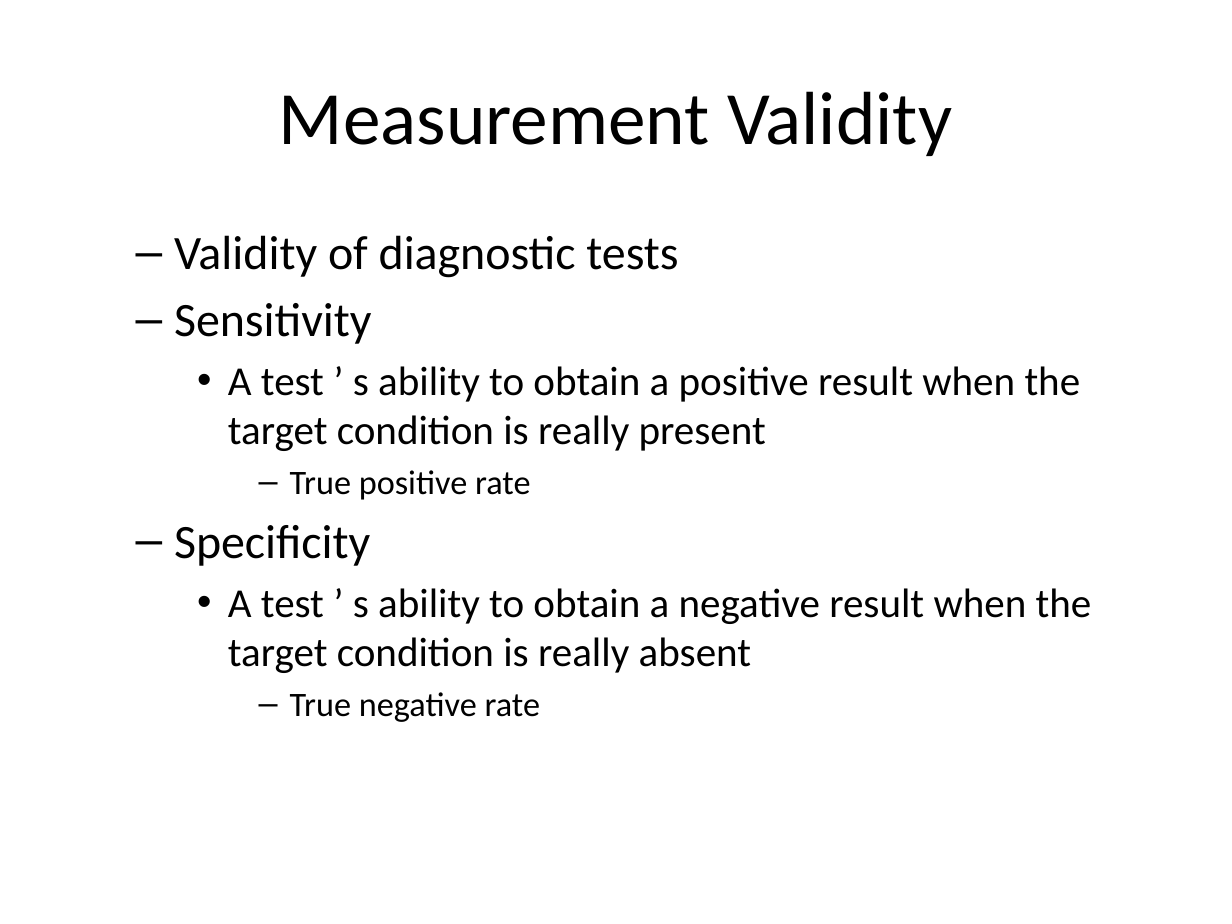
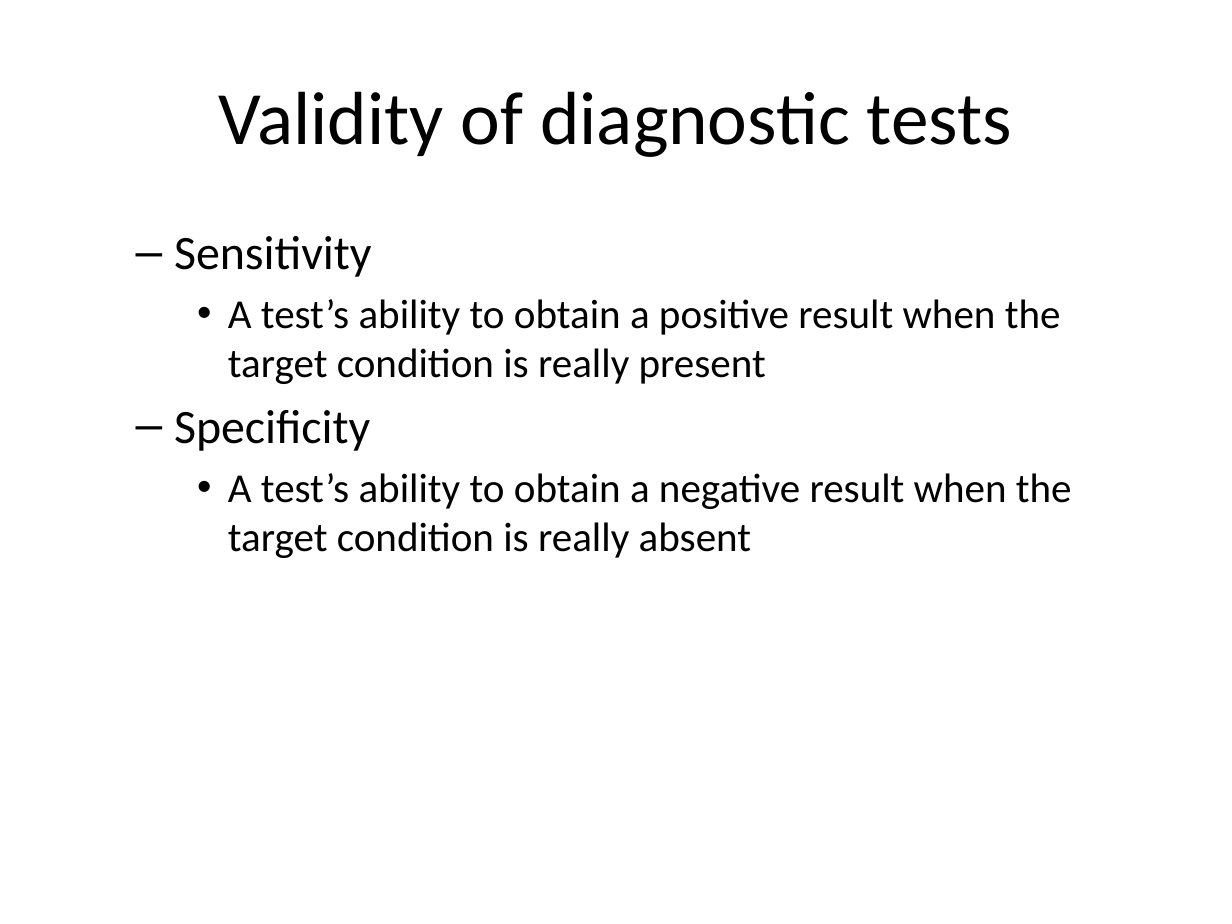
Before and after one commit to classes-medb/5510, a slide deck: slide 28 of doc/video-09-validity.pptx (slide 46 before the commit). Drawn at 1232x924 pixels with LibreOffice and Linux fonts; fonts in the diff are those of the drawing. Boxes give left, top, right and bottom in pixels: in the first picture for what was removed or moved away, otherwise in the second. Text is boxed around its words. In the diff, an @@ line names an element or a change of style, - is before the commit and + after.

Commit message:
Moved files to results sectiton

```diff
--- a/doc/video-09-validity.pptx
+++ b/doc/video-09-validity.pptx
@@ title at box(219, 91, 1012, 157): text changed @@
-Measurement Validity
+Validity of diagnostic tests
@@ text at box(174, 235, 678, 278): paragraph removed @@
-  – Validity of diagnostic tests
@@ text at box(228, 299, 1061, 384): text changed @@
-    • A test ’ s ability to obtain a positive result when the target condition is really present
-      – True positive rate
+    • A test’s ability to obtain a positive result when the target condition is really present
@@ text at box(228, 473, 1072, 558): text changed @@
-    • A test ’ s ability to obtain a negative result when the target condition is really absent
-      – True negative rate
+    • A test’s ability to obtain a negative result when the target condition is really absent
```
Also in this commit, not shown: 13 other slides changed, 14 slides added, 42 slides removed, 7 other files.
